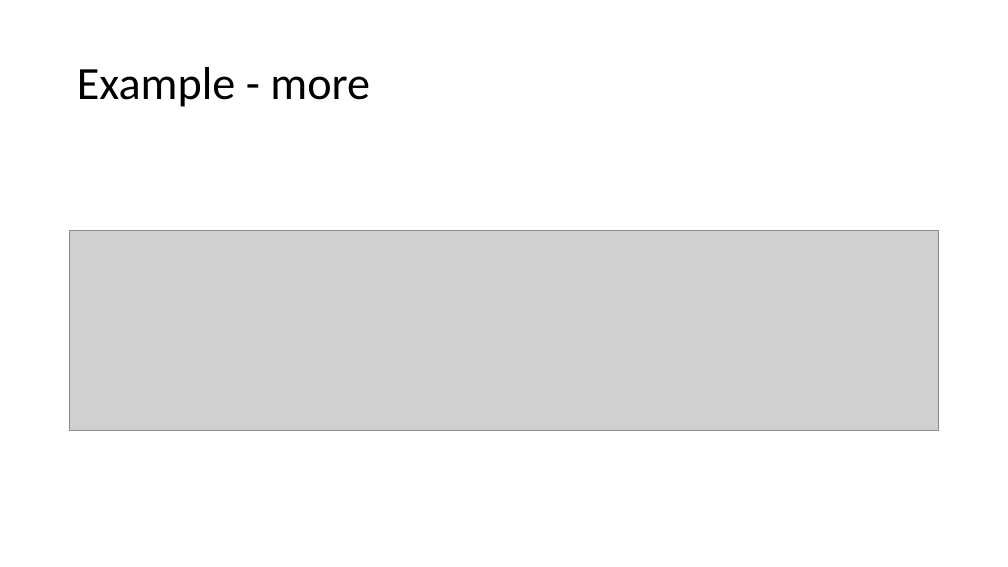
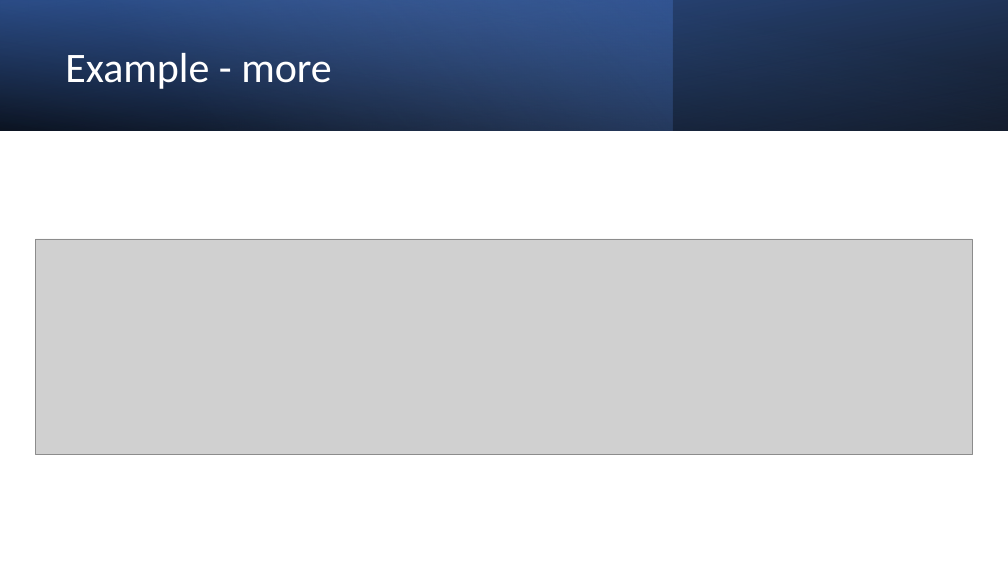
Before and after one commit to 1shaked/full-stack, a slide deck: slide 8 of 22ass/OOP.pptx. Drawn at 1008x567 pixels with LibreOffice and Linux fonts; fonts in the diff are those of the drawing; grey boxes stand for pictures. Boxes give left, top, right and bottom in pixels: in the first picture for what was removed or moved away, otherwise in the second. Text is boxed around its words. In the diff, an @@ line names an element or a change of style, - is before the commit and + after.

Commit message:
files and example

```diff
--- a/22ass/OOP.pptx
+++ b/22ass/OOP.pptx
@@ rectangle added at [0,0,1008,130], fill gradient #000000 to #2F5597 @@
@@ rectangle added at [0,0,672,130], fill gradient #4472C4 to #8FAADC @@
@@ rectangle added at [0,0,1008,130], fill gradient #000000 to #4472C4 @@
@@ title "Example - more": place and size @@
-title "Example - more" at [77,67,370,107]
+title "Example - more" at [65,53,332,89]
@@ title "Example - more" at [65,53,332,89]: size 44 to 40 pt, text colour #000000 to #FFFFFF @@
@@ picture: place and size @@
-picture at [70,231,939,431]
+picture at [36,239,972,454]
```
Also in this commit, not shown: 38 other slides changed, 1 slide added, 1 slide removed, 3 other files.
